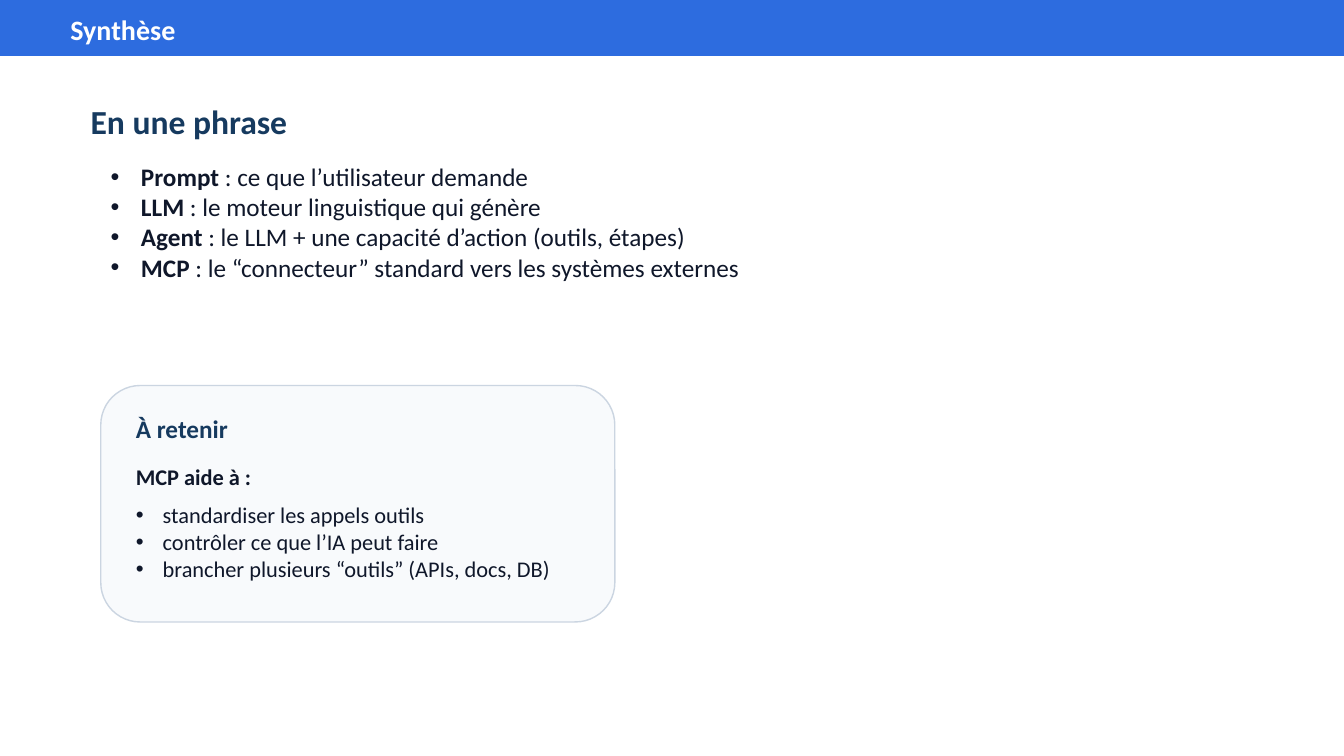
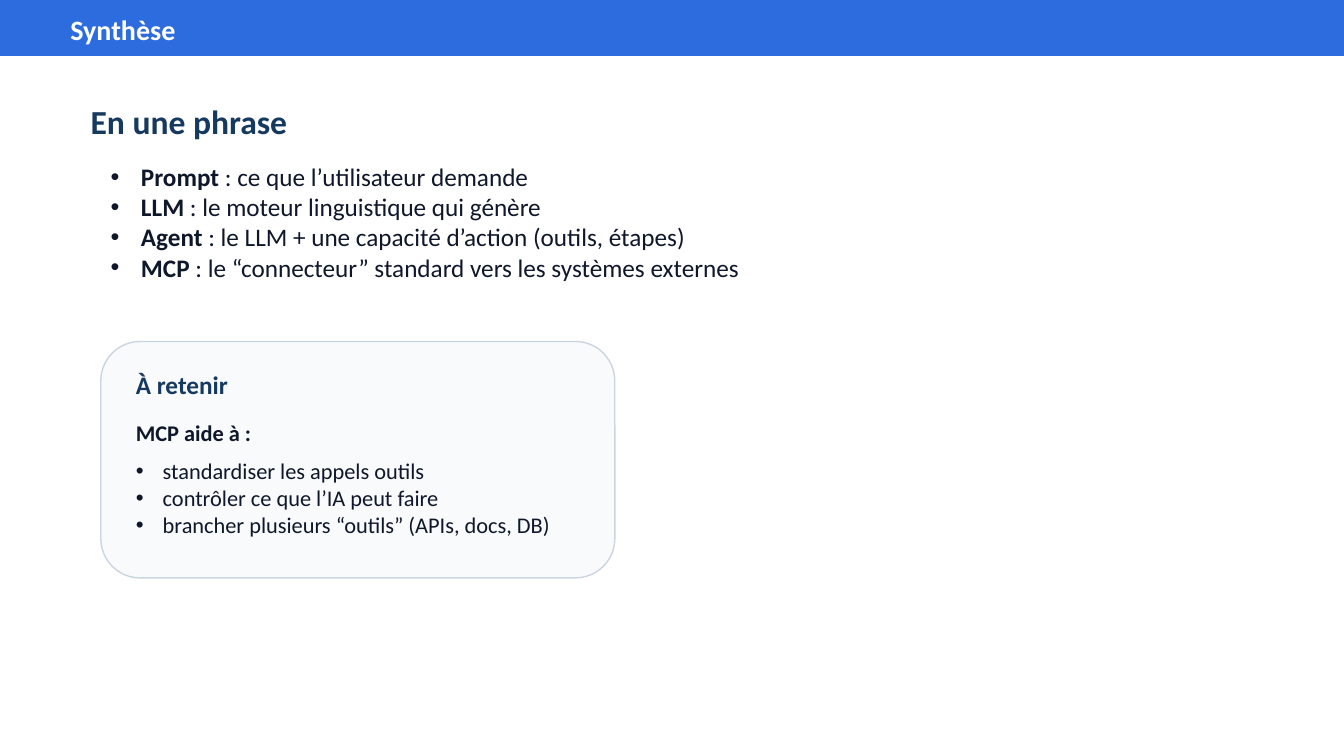
Before and after one commit to acoudene/TDMCP, a slide deck: slide 6 of TDHC/Resources/TDHC_IA_MCP_TDHC.pptx (slide 5 before the commit). Drawn at 1344x756 pixels with LibreOffice and Linux fonts; fonts in the diff are those of the drawing. Boxes give left, top, right and bottom in pixels: in the first picture for what was removed or moved away, otherwise in the second. Text is boxed around its words. In the diff, an @@ line names an element or a change of style, - is before the commit and + after.

```diff
--- a/TDHC/Resources/TDHC_IA_MCP_TDHC.pptx
+++ b/TDHC/Resources/TDHC_IA_MCP_TDHC.pptx
@@ 3 texts, 1 rounded rectangle: place and size @@
-3 texts, 1 rounded rectangle at (101,385,615,622)
+3 texts, 1 rounded rectangle at (101,342,615,579)
```
Also in this commit, not shown: 2 other slides changed, 1 slide added, 2 other files.
